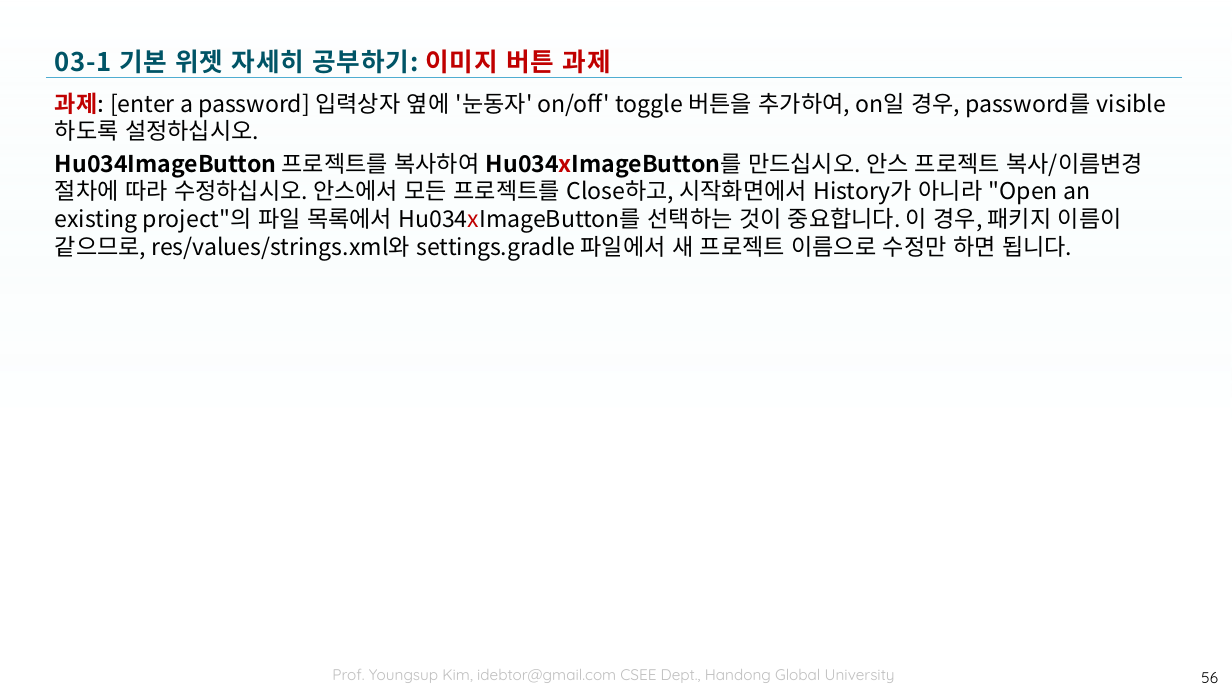
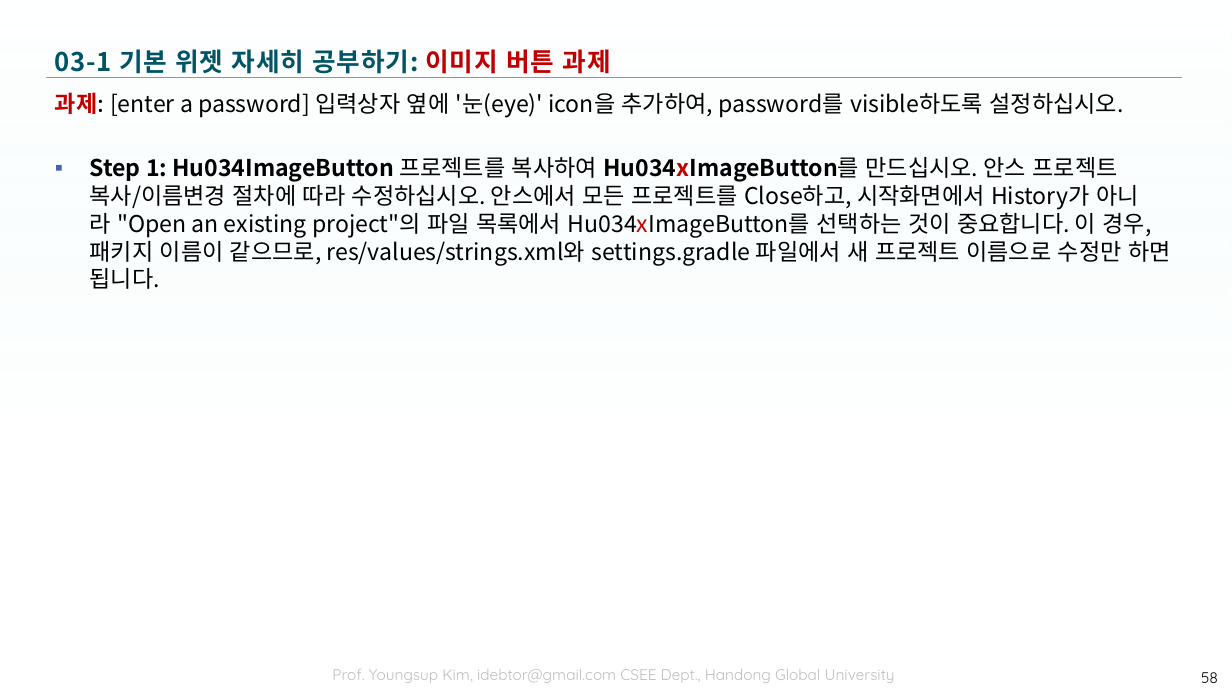
Before and after one commit to tae7841/HuStarAS, a slide deck: slide 58 of ppts/03Widget.pptx (slide 56 before the commit). Drawn at 1232x693 pixels with LibreOffice and Linux fonts; fonts in the diff are those of the drawing; background and template pictures are left out. Boxes give left, top, right and bottom in pixels: in the first picture for what was removed or moved away, otherwise in the second. Text is boxed around its words. In the diff, an @@ line names an element or a change of style, - is before the commit and + after.

```diff
--- a/ppts/03Widget.pptx
+++ b/ppts/03Widget.pptx
@@ text at <box>55,92,1171,289</box>: text changed @@
-과제: [enter a password] 입력상자 옆에 '눈동자' on/off' toggle 버튼을 추가하여, on일 경우, password를 visible하도록 설정하십시오.
-Hu034ImageButton 프로젝트를 복사하여 Hu034xImageButton를 만드십시오. 안스 프로젝트 복사/이름변경 절차에 따라 수정하십시오. 안스에서 모든 프로젝트를 Close하고, 시작화면에서 History가 아니라 "Open an existing project"의 파일 목록에서 Hu034xImageButton를 선택하는 것이 중요합니다. 이 경우, 패키지 이름이 같으므로, res/values/strings.xml와 settings.gradle 파일에서 새 프로젝트 이름으로 수정만 하면 됩니다.
+과제: [enter a password] 입력상자 옆에 '눈(eye)' icon을 추가하여, password를 visible하도록 설정하십시오.
+▪ Step 1: Hu034ImageButton 프로젝트를 복사하여 Hu034xImageButton를 만드십시오. 안스 프로젝트 복사/이름변경 절차에 따라 수정하십시오. 안스에서 모든 프로젝트를 Close하고, 시작화면에서 History가 아니라 "Open an existing project"의 파일 목록에서 Hu034xImageButton를 선택하는 것이 중요합니다. 이 경우, 패키지 이름이 같으므로, res/values/strings.xml와 settings.gradle 파일에서 새 프로젝트 이름으로 수정만 하면 됩니다.
@@ page number at <box>1201,672,1218,683</box>: text changed @@
-56
+58
```
Also in this commit, not shown: 24 other slides changed, 15 slides added, 8 slides removed.
